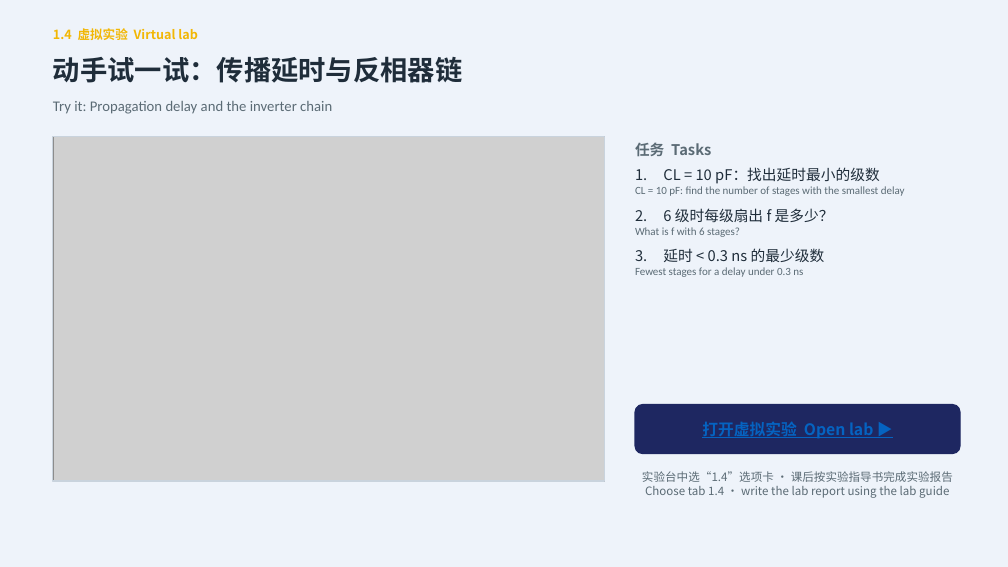
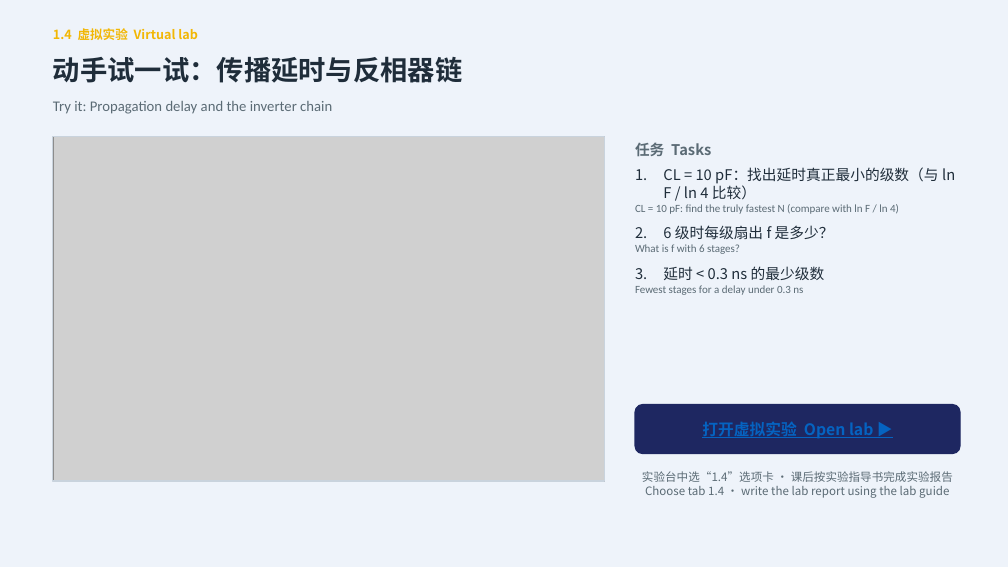
Before and after one commit to eddiezgq/WenQuest, a slide deck: slide 21 of samples/数字集成电路设计/课程资料/第1章 CMOS反相器/第一章课件.pptx. Drawn at 1008x567 pixels with LibreOffice and Linux fonts; fonts in the diff are those of the drawing; grey boxes stand for pictures. Boxes give left, top, right and bottom in pixels: in the first picture for what was removed or moved away, otherwise in the second. Text is boxed around its words. In the diff, an @@ line names an element or a change of style, - is before the commit and + after.

```diff
--- a/samples/数字集成电路设计/课程资料/第1章 CMOS反相器/第一章课件.pptx
+++ b/samples/数字集成电路设计/课程资料/第1章 CMOS反相器/第一章课件.pptx
@@ text at (635,167,955,214): text changed @@
-1. CL = 10 pF：找出延时最小的级数
-CL = 10 pF: find the number of stages with the smallest delay
+1. CL = 10 pF：找出延时真正最小的级数（与 ln F / ln 4 比较）
+CL = 10 pF: find the truly fastest N (compare with ln F / ln 4)
```
Also in this commit, not shown: 7 other slides changed, 32 other files.
